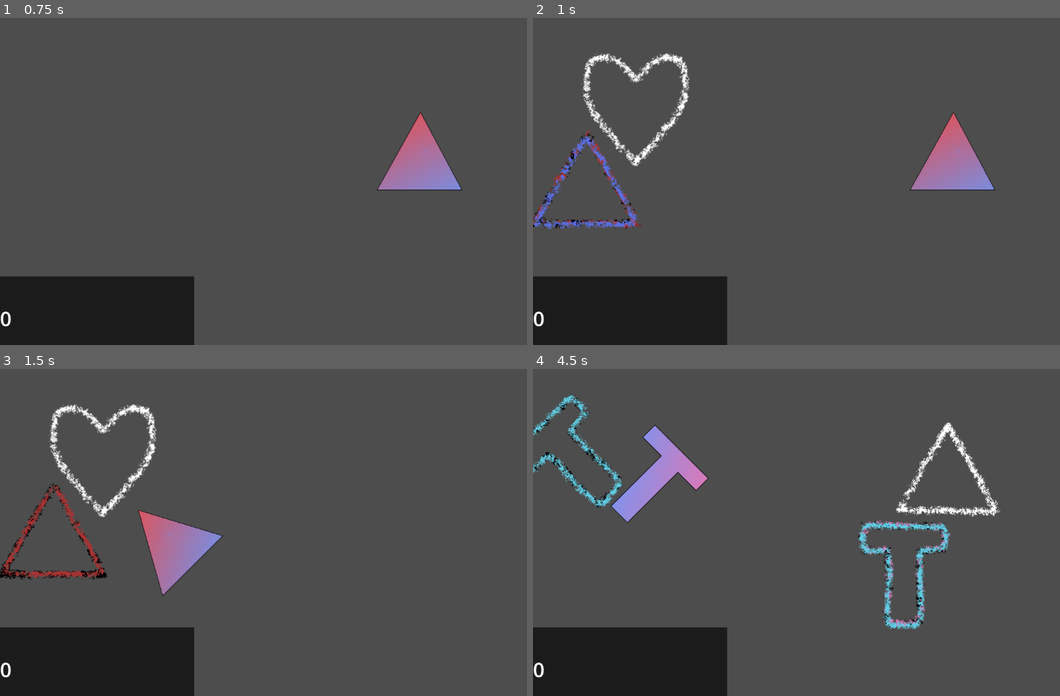
Above: before the commit, frames 1-4 (two rows, left to right).
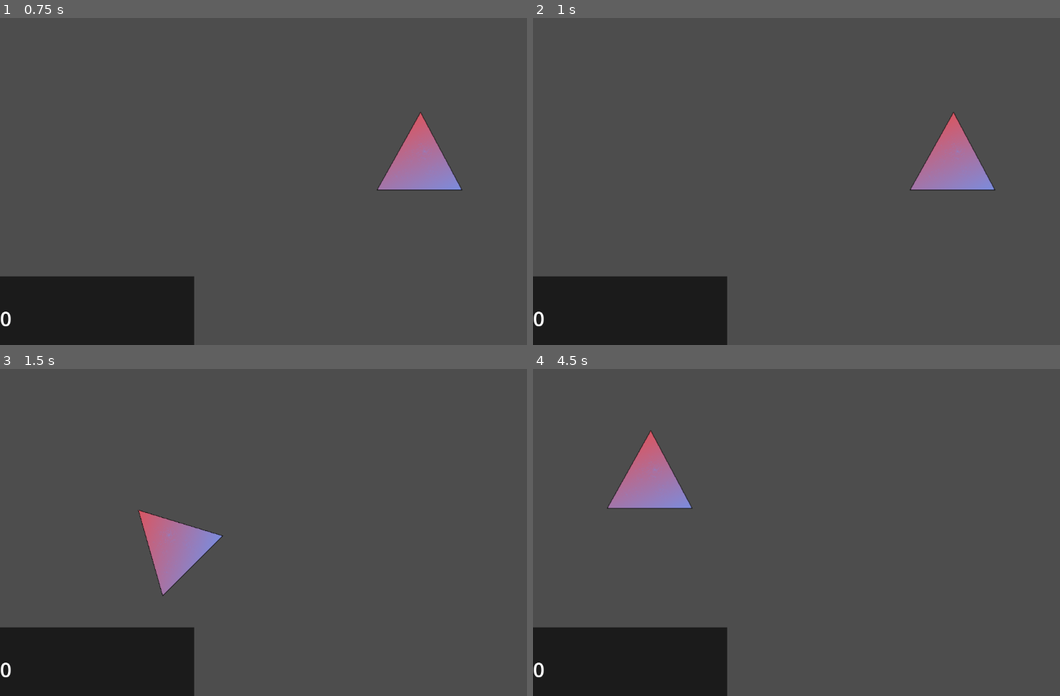
Above: after the commit, the same moments.

Repository: SucellosMusic/first-rhythm-game
Game: Godot game, scene res://Scenes/Levels/level_1.tscn
Same seed, same stepped clock (60 frames per second), same inputs: the game is played once before the commit and once after it. This scene is started directly instead of the project's main scene.
Inputs (mouse positions are in pixels of both pictures, inside the frame that each line leads up to):
- Up to frame 1 (0.75 s): tap Enter at 0.5 s; move the mouse to (421, 165) at 0.52 s; tap S (Input Shape) at 0.6 s
- Up to frame 2 (1 s): no input
- Up to frame 3 (1.5 s): move the mouse to (173, 548) at 1.27 s; click (173, 548) at 1.35 s
- Up to frame 4 (4.5 s): move the mouse to (880, 460) at 2.02 s; right-click (880, 460) at 2.1 s; move the mouse to (796, 597) at 2.77 s; tap S (Input Shape) at 2.85 s; move the mouse to (996, 581) at 3.52 s; click (996, 581) at 3.6 s; move the mouse to (648, 483) at 4.27 s; right-click (648, 483) at 4.35 s

Frame 1 is identical in both runs. In frame 2, 2.4% of the frame differs, in the area x 0-30%, y 10-65%; in frame 3, 2.3%; in frame 4, 6.1%, in the area x 0-89%, y 7-80%.
Error after the commit: Unable to iterate on object of type 'Object'. (res://Scenes/Levels/Levels.gd:66)

Commit message:
Alt Hints
added alternate hints scene

Diff:
--- a/Scenes/Levels/Levels.gd
+++ b/Scenes/Levels/Levels.gd
@@ -9,6 +9,7 @@
 #shapes
 @onready var shapes = $"Assigned Shapes".get_children()
 @onready var hints = $Hints.get_children()
+@onready var altHints = $"Alt Hints"
 @onready var receivers = $Receivers.get_children()
 @onready var altReceivers = $"Alt Receivers".get_children()
 
@@ -44,7 +45,6 @@
 var prevShape;
 var prevAltRec;
 
-
 func _ready() -> void:
 	Input.set_mouse_mode(Input.MOUSE_MODE_HIDDEN)
 	for s in shapes:
@@ -63,13 +63,15 @@
 	for h in hints:
 		h.position = hintsStorage
 
+	for ah in altHints:
+		ah.position = hintsStorage
+
 	sequencer.set_initial_sequence()
 	sequencer.set_initial_positions()
 	sequencer.set_initial_values()
 
 	audioPlayer.play()
 	beatTimer.start(syncToStart + beatOffset)
-
 
 func _on_beats_timeout() -> void:
 	beatTimer.start(beat * sequencer.nextBeat)
--- a/Scenes/Levels/level_1.tscn
+++ b/Scenes/Levels/level_1.tscn
@@ -25,6 +25,8 @@
 
 [node name="Hints" parent="." instance=ExtResource("2_qll7g")]
 
+[node name="Alt Hints" parent="." instance=ExtResource("2_qll7g")]
+
 [node name="Alt Receivers" parent="." instance=ExtResource("3_7ky36")]
 
 [node name="Receivers" parent="." instance=ExtResource("4_i70i7")]
@@ -41,35 +43,35 @@
 
 [node name="SequenceA" parent="Sequencer" instance=ExtResource("7_i1218")]
 receiverPattern = Array[int]([0, 1, 2, 3, 4, 5, 6])
-hintPattern = Array[int]([1, 2, 3, 4, 5, 6, 0])
+hintPattern = Array[int]([1, 2, 3, 4, 5, 6, 1])
 receiverOrientation = Array[int]([0, 0, 0, 0, 0, 0, 0])
 hintOrientation = Array[int]([0, 0, 0, 0, 0, 0, 0])
 nextBeat = Array[float]([1.0, 1.0, 1.0, 1.0, 1.0, 1.0, 1.0])
 
 [node name="SequenceB" parent="Sequencer" instance=ExtResource("9_tq3wd")]
 receiverPattern = Array[int]([1, 3, 5, 2, 4, 6, 0])
-hintPattern = Array[int]([3, 5, 2, 4, 6, 0, 1])
+hintPattern = Array[int]([3, 5, 2, 4, 6, 0, 5])
 receiverOrientation = Array[int]([0, 0, 0, 0, 0, 0, 0])
 hintOrientation = Array[int]([0, 0, 0, 0, 0, 0, 0])
 nextBeat = Array[float]([1.0, 1.0, 1.0, 1.0, 1.0, 1.0, 1.0])
 
 [node name="SequenceC" parent="Sequencer" instance=ExtResource("10_1c17x")]
-receiverPattern = Array[int]([6, 5, 4, 3, 2, 1, 0])
-hintPattern = Array[int]([5, 4, 3, 2, 1, 0, 6])
+receiverPattern = Array[int]([5, 6, 4, 3, 2, 1, 0])
+hintPattern = Array[int]([5, 4, 3, 2, 1, 0, 3])
 receiverOrientation = Array[int]([0, 0, 0, 0, 0, 0, 0])
 hintOrientation = Array[int]([0, 0, 0, 0, 0, 0, 0])
 nextBeat = Array[float]([1.0, 1.0, 1.0, 1.0, 1.0, 1.0, 1.0])
 
 [node name="SequenceD" parent="Sequencer" instance=ExtResource("11_lhrob")]
-receiverPattern = Array[int]([3, 4, 2, 5, 1, 6, 0])
-hintPattern = Array[int]([4, 2, 5, 1, 6, 0, 3])
+receiverPattern = Array[int]([3, 4, 2, 5, 1, 0, 5])
+hintPattern = Array[int]([4, 2, 5, 1, 0, 5, 6])
 receiverOrientation = Array[int]([0, 0, 0, 0, 0, 0, 0])
 hintOrientation = Array[int]([0, 0, 0, 0, 0, 0, 0])
 nextBeat = Array[float]([1.0, 1.0, 1.0, 1.0, 1.0, 1.0, 1.0])
 
 [node name="SequenceE" parent="Sequencer" instance=ExtResource("12_61go8")]
-receiverPattern = Array[int]([6, 1, 5, 2, 4, 3, 0])
-hintPattern = Array[int]([1, 5, 2, 4, 3, 0, 6])
+receiverPattern = Array[int]([6, 1, 5, 2, 4, 0, 3])
+hintPattern = Array[int]([1, 5, 2, 4, 6, 3, 0])
 receiverOrientation = Array[int]([0, 0, 0, 0, 0, 0, 0])
 hintOrientation = Array[int]([0, 0, 0, 0, 0, 0, 0])
 nextBeat = Array[float]([1.0, 1.0, 1.0, 1.0, 1.0, 1.0, 1.0])
--- a/Scenes/Menus/scripts/audio_settings.gd
+++ b/Scenes/Menus/scripts/audio_settings.gd
@@ -8,14 +8,9 @@
 @onready var deviceSelector : OptionButton = $"Device Selection/Device Options"
 @onready var devicesAvailable : Array = AudioServer.get_output_device_list()
 
-
-
-
-
 func _ready() -> void:
 	for da in devicesAvailable:
 		deviceSelector.add_item(da)
-
 
 func _on_volume_setter_value_changed(value: float) -> void:
 	volumeDisplay.value = value
@@ -26,11 +21,9 @@
 	else:
 		AudioServer.set_bus_mute(0, false)
 
-
 func _on_volume_display_value_changed(value: float) -> void:
 	volumeSlider.value = value
 
 
-
 func _on_device_options_item_selected(index: int) -> void:
 	AudioServer.set_output_device(devicesAvailable[index])
--- a/Scenes/Sequences/sequence_manager.gd
+++ b/Scenes/Sequences/sequence_manager.gd
@@ -17,6 +17,7 @@
 var nextBeat : float;
 var recPos : Vector2;
 var hintPos : Vector2;
+
 
 
 func _ready() -> void:
@@ -67,7 +68,16 @@
 			currSequence += 2
 	else:
 		currSequenceValues = 0
-		if currSequence == self.get_child_count():
+		if currSequence == self.get_child_count() - 1:
 			currSequence = 0
 		else:
 			currSequence += 1
+
+func set_option_A_sequence() -> int:
+	if currSequence == self.get_child_count() - 1:
+		return 0
+	else:
+		return currSequence + 1
+
+func set_option_B_sequence() -> int:
+	return 0
